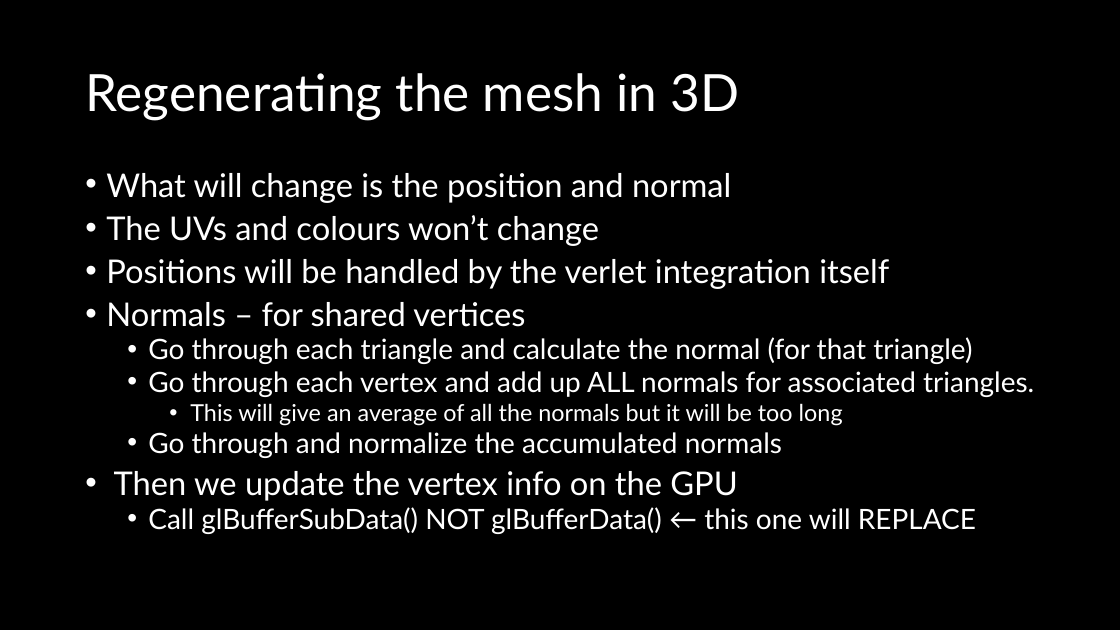
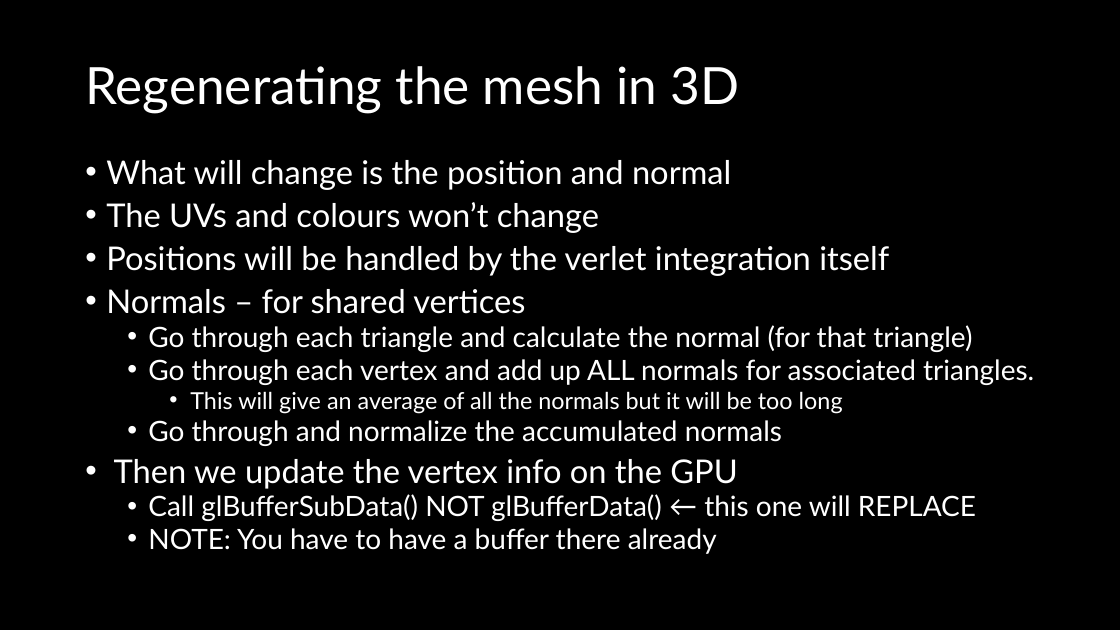
Before and after one commit to FeeneyCodes/GDP202425, a slide deck: slide 7 of 6022_Phys_2_(2025)/Day2Day/W02/Vertlet integration.pptx (slide 6 before the commit). Drawn at 1120x630 pixels with LibreOffice and Linux fonts; fonts in the diff are those of the drawing. Boxes give left, top, right and bottom in pixels: in the first picture for what was removed or moved away, otherwise in the second. Text is boxed around its words. In the diff, an @@ line names an element or a change of style, - is before the commit and + after.

```diff
--- a/6022_Phys_2_(2025)/Day2Day/W02/Vertlet integration.pptx
+++ b/6022_Phys_2_(2025)/Day2Day/W02/Vertlet integration.pptx
@@ title "Regenerating the mesh in 3D" moved from (x1=85, y1=73, x2=739, y2=120) to (x1=85, y1=66, x2=739, y2=114) @@
@@ text "What will change is the ..." moved from (x1=106, y1=173, x2=1034, y2=534) to (x1=106, y1=160, x2=1034, y2=554) @@
@@ text at (x1=148, y1=528, x2=717, y2=554): paragraph added @@
+  • NOTE: You have to have a buffer there already
```
Also in this commit, not shown: 2 other slides changed, 2 slides added, 10 other files.
